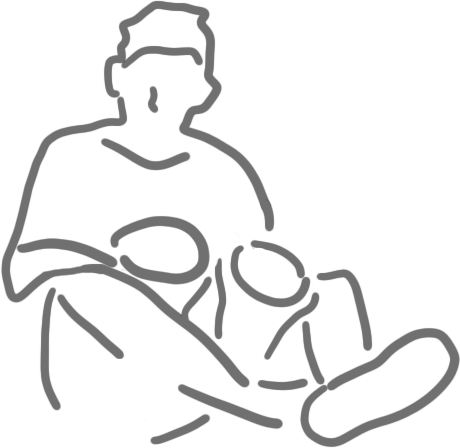
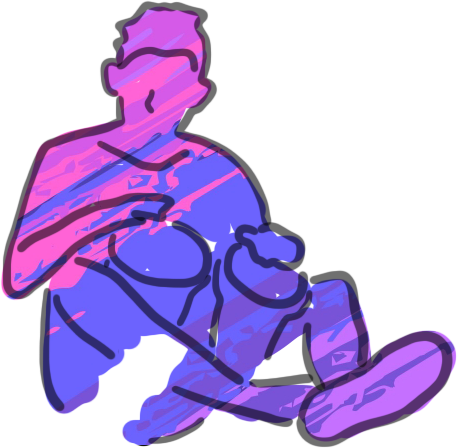
Layers edited between the first and the second w=460, h=448 image:
hid "Layer 1 copy" over [0,0,460,448]
showed "Layer 3" over [0,0,458,448]
hid "Layer 0" over [0,0,460,448]
